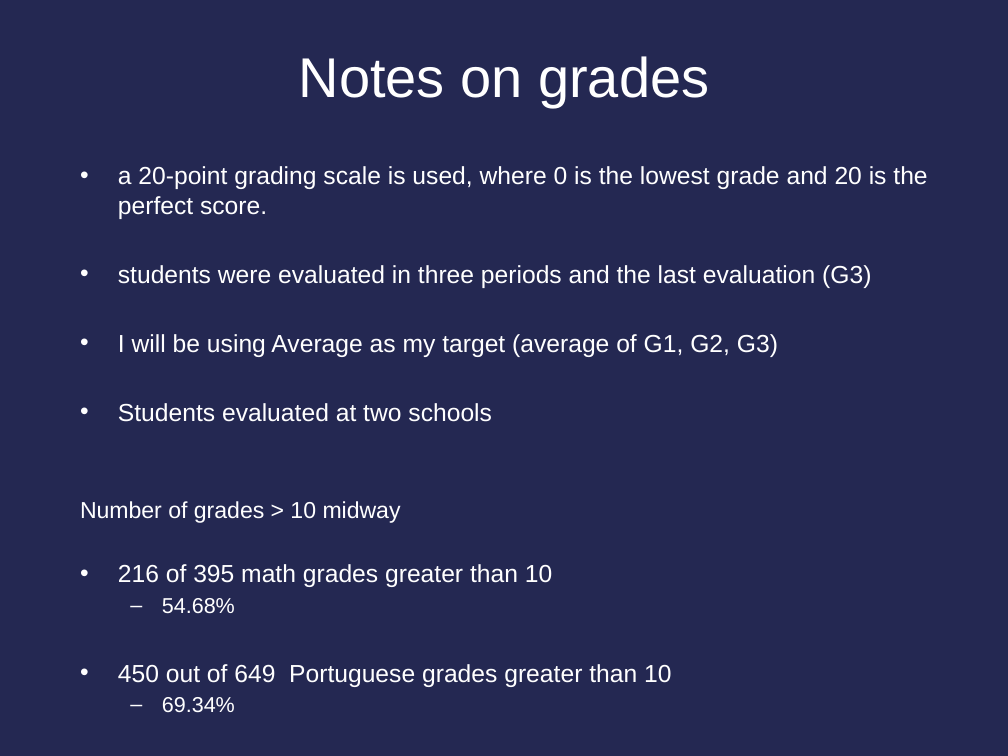
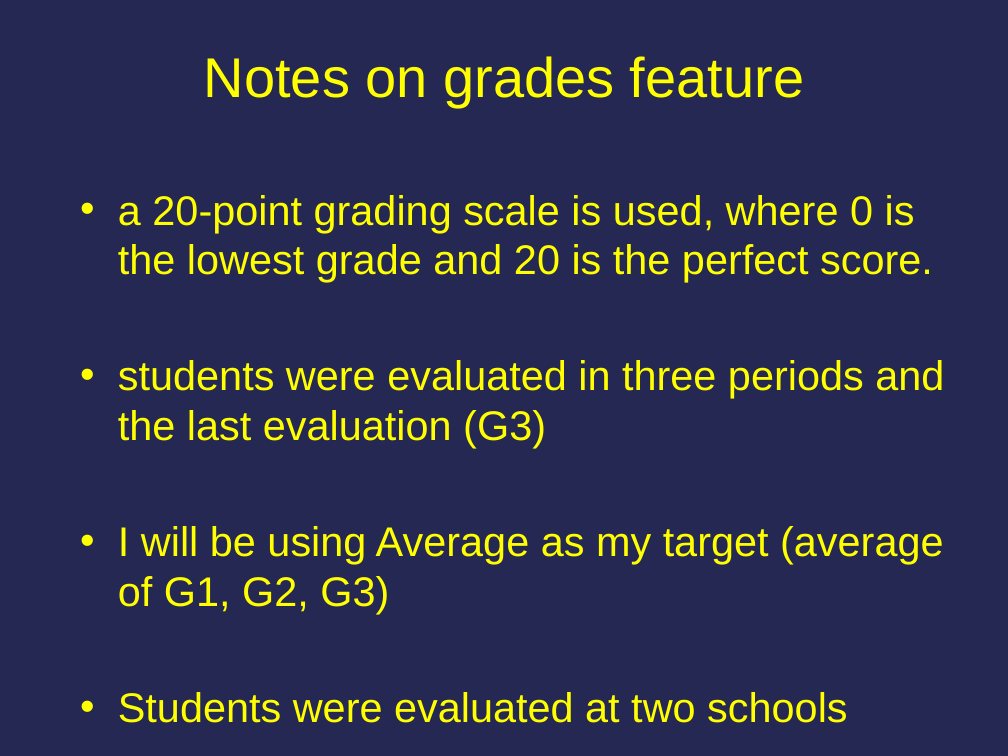
Before and after one commit to cfrandall2/CarolynProject, a slide deck: slide 10 of Carolyn_Randall_DSProject.pptx. Drawn at 1008x756 pixels with LibreOffice and Linux fonts; fonts in the diff are those of the drawing. Boxes give left, top, right and bottom in pixels: in the first picture for what was removed or moved away, otherwise in the second. Text is boxed around its words. In the diff, an @@ line names an element or a change of style, - is before the commit and + after.

```diff
--- a/Carolyn_Randall_DSProject.pptx
+++ b/Carolyn_Randall_DSProject.pptx
@@ title at box(204, 56, 804, 107): text changed; text colour #FFFFFF to #FFFF00 @@
-Notes on grades
+Notes on grades feature
@@ text at box(118, 195, 944, 614): size 17.6 to 29.6 pt, text colour #FFFFFF to #FFFF00 in "a 20-point grading scale is used, where ...", "students were evaluated in three periods and ...", "I will be using Average as my ..."; more space between paragraphs @@
@@ text at box(118, 692, 847, 723): text changed; size 17.6 to 29.6 pt; text colour #FFFFFF to #FFFF00 @@
-• Students evaluated at two schools
-Number of grades > 10 midway
-• 216 of 395 math grades greater than 10
-  – 54.68%
-• 450 out of 649 Portuguese grades greater than 10
-  – 69.34%
+• Students were evaluated at two schools
```
Also in this commit, not shown: 38 other slides changed, 2 slides added, 1 slide removed.
